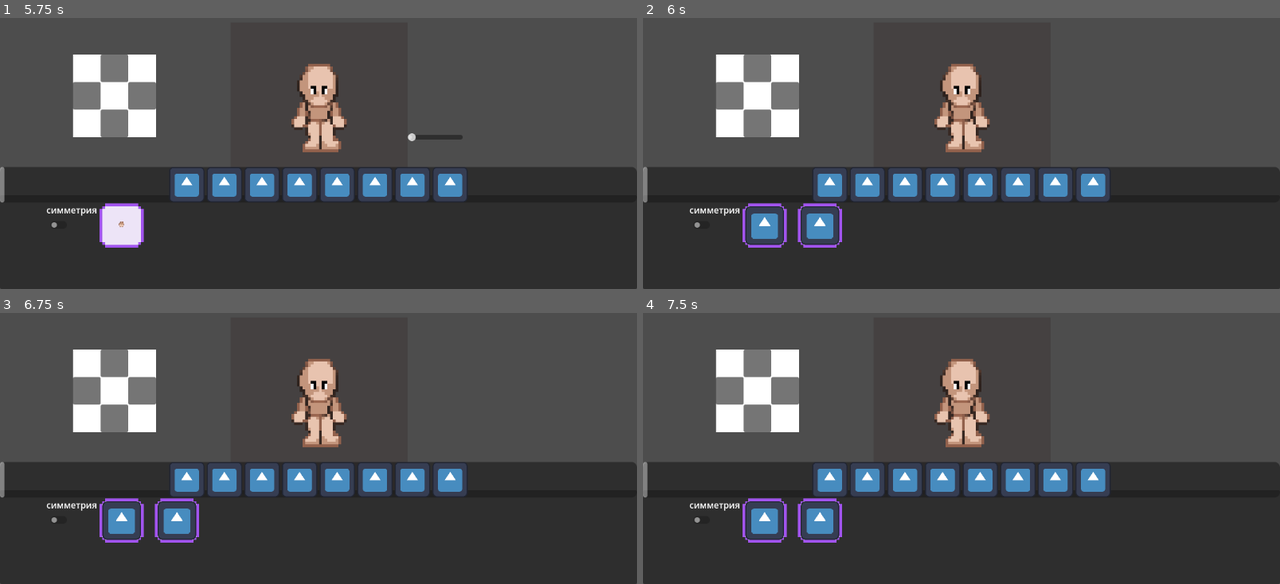
Above: before the commit, frames 1-4 (two rows, left to right).
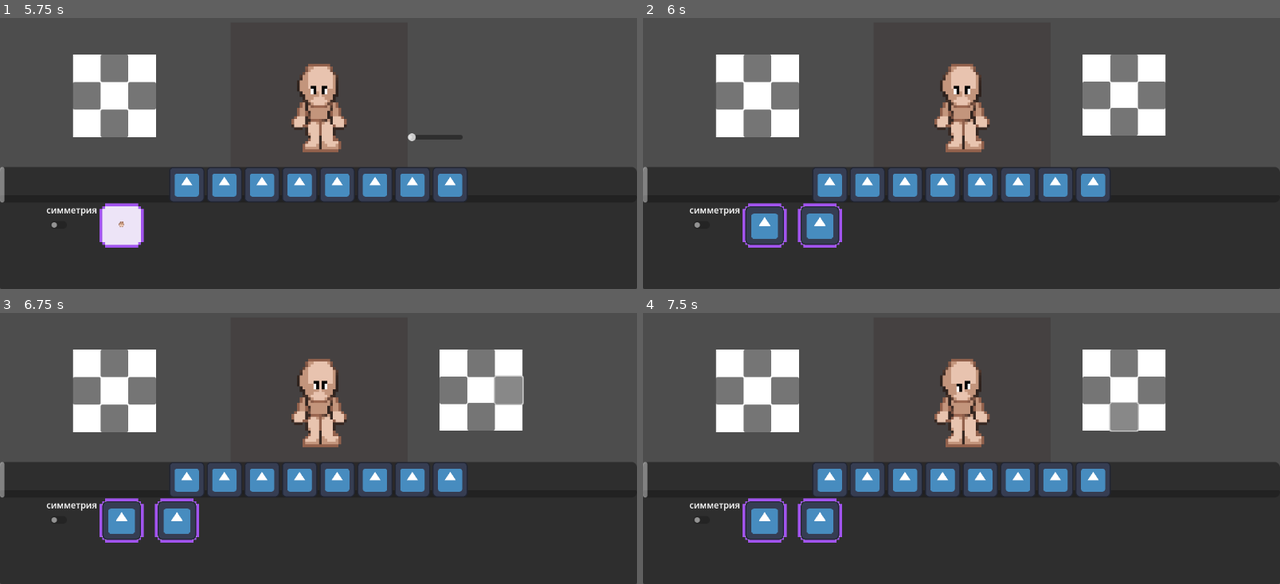
Above: after the commit, the same moments.

Repository: p1petto/CharacterMakerNew
Game: Godot game, scene res://Scenes/maker.tscn
Same seed, same stepped clock (60 frames per second), same inputs: the game is played once before the commit and once after it. The engine's default icon, where the game draws it, is replaced by a stand-in: a white triangle on a blue panel in a dark square.
Inputs (mouse positions are in pixels of both pictures, inside the frame that each line leads up to):
- Up to frame 1 (5.75 s): click (184, 186) at 0.5 s; click (222, 186) at 1.27 s; click (261, 186) at 2.02 s; click (57, 223) at 2.75 s; click (299, 186) at 3.52 s; click (337, 186) at 4.27 s; click (375, 186) at 5.02 s
- Up to frame 2 (6 s): click (1057, 186) at 5.77 s
- Up to frame 3 (6.75 s): click (509, 388) at 6.52 s
- Up to frame 4 (7.5 s): click (1127, 415) at 7.27 s

Frame 1 is identical in both runs. In frame 2, 3.9% of the frame differs, in the area x 69-83%, y 13-44%; in frame 3, 4.0%; in frame 4, 4.0%, in the area x 48-83%, y 13-44%.

Commit message:
added: перемещение статических элементов, симметричное перемещение

Diff:
--- a/Resources/StaticElements/Eye/Eye1/L/EyeLeft.tres
+++ b/Resources/StaticElements/Eye/Eye1/L/EyeLeft.tres
@@ -6,5 +6,9 @@
 [resource]
 script = ExtResource("1_do3tn")
 sprite_frames = ExtResource("2_348bp")
-position = Vector2(8, 19)
+start_position = Vector2(8, 19)
+min_x = 6
+min_y = 17
+max_x = 9
+max_y = 21
 target_part = "Head"
--- a/Resources/StaticElements/Eye/Eye1/R/EyeRight.tres
+++ b/Resources/StaticElements/Eye/Eye1/R/EyeRight.tres
@@ -6,5 +6,9 @@
 [resource]
 script = ExtResource("1_rwxfx")
 sprite_frames = ExtResource("2_5yc10")
-position = Vector2(7, 19)
+start_position = Vector2(7, 19)
+min_x = 6
+min_y = 17
+max_x = 9
+max_y = 21
 target_part = "Head"
--- /dev/null
+++ b/Scenes/UI/position_controller_button.tscn
@@ -0,0 +1,19 @@
+[gd_scene load_steps=2 format=3 uid="uid://lmog12ymre2p"]
+
+[ext_resource type="Script" path="res://Scripts/UI/position_controller_button.gd" id="1_kr55k"]
+
+[node name="PositionControllerButton" type="Button"]
+custom_minimum_size = Vector2(50, 50)
+anchors_preset = 5
+anchor_left = 0.5
+anchor_right = 0.5
+offset_left = -25.0
+offset_right = 25.0
+offset_bottom = 50.0
+grow_horizontal = 2
+size_flags_horizontal = 4
+size_flags_vertical = 0
+script = ExtResource("1_kr55k")
+value = Vector2(0, -1)
+
+[connection signal="button_up" from="." to="." method="_on_button_up"]
--- a/Scenes/maker.tscn
+++ b/Scenes/maker.tscn
@@ -7,8 +7,10 @@
 [ext_resource type="Script" path="res://Scripts/UI/catalog.gd" id="4_mledv"]
 [ext_resource type="Script" path="res://Scripts/CatalogItemResource.gd" id="5_sbt4v"]
 [ext_resource type="Resource" uid="uid://vqtoj1obq7f6" path="res://Resources/CatalogItems/DynamicPart/Body/ManBody.tres" id="6_ehmcq"]
+[ext_resource type="Script" path="res://Scripts/UI/position_controller.gd" id="7_b13vq"]
 [ext_resource type="Resource" uid="uid://rrelwntd3sqm" path="res://Resources/CatalogItems/DynamicPart/Body/ManBodyTest.tres" id="7_kywax"]
 [ext_resource type="Resource" uid="uid://bpqshk2eovrs8" path="res://Resources/CatalogItems/DynamicPart/Head/Head.tres" id="7_p4rey"]
+[ext_resource type="PackedScene" uid="uid://lmog12ymre2p" path="res://Scenes/UI/position_controller_button.tscn" id="8_n6mgr"]
 [ext_resource type="Resource" uid="uid://cc1ysn1bfry3o" path="res://Resources/CatalogItems/ConditionallyDynamicPart/Arms/Left Arm/LeftArm.tres" id="8_r55wq"]
 [ext_resource type="PackedScene" uid="uid://ckn2cbvi5d5m" path="res://Scenes/UI/direction_button.tscn" id="8_sklk8"]
 [ext_resource type="Resource" uid="uid://bcuftfs14fyvy" path="res://Resources/CatalogItems/ConditionallyDynamicPart/Arms/Right Arm/RightArm.tres" id="9_pxshc"]
@@ -27,7 +29,11 @@
 [sub_resource type="Resource" id="Resource_c2ivy"]
 script = ExtResource("15_1qk7a")
 sprite_frames = SubResource("SpriteFrames_p43on")
-position = Vector2(0, 0)
+start_position = Vector2(0, 0)
+min_x = 0
+min_y = 0
+max_x = 0
+max_y = 0
 target_part = "Head"
 
 [sub_resource type="Resource" id="Resource_8gcpa"]
@@ -42,7 +48,11 @@
 [sub_resource type="Resource" id="Resource_87sjp"]
 script = ExtResource("15_1qk7a")
 sprite_frames = SubResource("SpriteFrames_jn1bt")
-position = Vector2(0, 0)
+start_position = Vector2(0, 0)
+min_x = 0
+min_y = 0
+max_x = 0
+max_y = 0
 target_part = "Head"
 
 [sub_resource type="Resource" id="Resource_67v72"]
@@ -110,6 +120,57 @@
 size_flags_vertical = 4
 script = ExtResource("3_p20pd")
 
+[node name="PositionController" type="ColorRect" parent="UI"]
+visible = false
+offset_left = 795.0
+offset_top = 223.0
+offset_right = 945.0
+offset_bottom = 370.0
+script = ExtResource("7_b13vq")
+
+[node name="PositionControllerButton" parent="UI/PositionController" instance=ExtResource("8_n6mgr")]
+layout_mode = 1
+anchors_preset = 6
+anchor_left = 1.0
+anchor_top = 0.5
+anchor_right = 1.0
+anchor_bottom = 0.5
+offset_left = -50.0
+offset_top = -25.0
+offset_right = 0.0
+offset_bottom = 25.0
+grow_horizontal = 0
+grow_vertical = 2
+value = Vector2(1, 0)
+
+[node name="Down" parent="UI/PositionController" instance=ExtResource("8_n6mgr")]
+layout_mode = 1
+anchors_preset = 7
+anchor_top = 1.0
+anchor_bottom = 1.0
+offset_top = -50.0
+offset_bottom = 0.0
+grow_vertical = 0
+value = Vector2(0, 1)
+
+[node name="Left" parent="UI/PositionController" instance=ExtResource("8_n6mgr")]
+layout_mode = 1
+anchors_preset = 4
+anchor_left = 0.0
+anchor_top = 0.5
+anchor_right = 0.0
+anchor_bottom = 0.5
+offset_left = 0.0
+offset_top = -25.0
+offset_right = 50.0
+offset_bottom = 25.0
+grow_horizontal = 1
+grow_vertical = 2
+value = Vector2(-1, 0)
+
+[node name="Top" parent="UI/PositionController" instance=ExtResource("8_n6mgr")]
+layout_mode = 1
+
 [node name="Catalog" type="MarginContainer" parent="UI" node_paths=PackedStringArray("current_tab")]
 anchors_preset = 12
 anchor_top = 1.0
--- a/Scripts/StaticElements/resource_static_element.gd
+++ b/Scripts/StaticElements/resource_static_element.gd
@@ -3,15 +3,14 @@
 class_name Static
 
 @export var sprite_frames: SpriteFrames
-@export var position: Vector2
+@export var start_position: Vector2
+
+@export var min_x: int
+@export var min_y: int
+@export var max_x: int
+@export var max_y: int
+
 @export_enum("Body", "Head")
 var target_part: String = "Body"
 
-# Called when the node enters the scene tree for the first time.
-func _ready() -> void:
-	pass # Replace with function body.
-
-
-# Called every frame. 'delta' is the elapsed time since the previous frame.
-func _process(delta: float) -> void:
-	pass
+var cur_position: Vector2 = start_position
--- a/Scripts/StaticElements/static_element.gd
+++ b/Scripts/StaticElements/static_element.gd
@@ -10,7 +10,7 @@
 # Called when the node enters the scene tree for the first time.
 func _ready() -> void:
 	sprite_frames = static_resource.sprite_frames
-	position = static_resource.position
+	position = static_resource.start_position
 
 # Called every frame. 'delta' is the elapsed time since the previous frame.
 func _process(delta: float) -> void:
@@ -19,6 +19,23 @@
 func change_direction(direction: String) -> void:
 	current_direction = direction
 	update_animation()
+
+#func change_position(val: Vector2):
+	## Если cur_position ещё не инициализирован, ставим start_position
+	#if static_resource.cur_position == Vector2.ZERO:
+		#static_resource.cur_position = static_resource.start_position
+	#
+	#var new_position = static_resource.cur_position + val
+	#
+	## Ограничиваем по границам
+	#new_position.x = clamp(new_position.x, static_resource.min_x, static_resource.max_x)
+	#new_position.y = clamp(new_position.y, static_resource.min_y, static_resource.max_y)
+	#
+	## Обновляем позицию
+	#static_resource.cur_position = new_position
+	#position = new_position
+
+
 
 func update_animation() -> void:
 
--- a/Scripts/UI/catalog.gd
+++ b/Scripts/UI/catalog.gd
@@ -42,9 +42,17 @@
 		if linked_check_button and linked_check_button.get_node("CheckButton").button_pressed != toggled_on:
 			linked_check_button.get_node("CheckButton").set_pressed_no_signal(toggled_on)
 
-		if !current_tab.is_in_group("StaticTab"):
+		# Поиск ноды внутри character или его дочерних элементов
+		var current_node = character.find_child(str(current_tab.name), true, false)
+		var linked_node = character.find_child(str(linked_tab.name), true, false)
 
-			var current_node = character.get_node(str(current_tab.name))
+		# Проверка, что ноды найдены
+		if current_node:
 			current_node.is_symmetrical = toggled_on
-			var linked_node = character.get_node(str(linked_tab.name))
+		else:
+			print("Ошибка: Не найдена нода для", current_tab.name)
+
+		if linked_node:
 			linked_node.is_symmetrical = toggled_on
+		else:
+			print("Ошибка: Не найдена нода для", linked_tab.name)
--- /dev/null
+++ b/Scripts/UI/position_controller.gd
@@ -0,0 +1,73 @@
+extends ColorRect
+
+@onready var catallog = $"../Catalog"
+@onready var character = $"../../SubViewportContainer/SubViewport/Character"
+
+var cur_element
+
+# Called when the node enters the scene tree for the first time.
+func _ready() -> void:
+	for child in get_children():
+		child.change_position.connect(_on_position_changed)
+
+	catallog.tab_changed.connect(_on_tab_changed)
+
+
+# Called every frame. 'delta' is the elapsed time since the previous frame.
+func _process(delta: float) -> void:
+	pass
+
+
+func _on_position_changed(val):
+	cur_element = character.find_child(catallog.current_tab.name, true, false)
+
+	if !cur_element:
+		print("Ошибка: не найден cur_element")
+		return
+
+	# Если элемент не симметричен, двигаем только его
+	if !cur_element.is_symmetrical:
+		if cur_element.static_resource.cur_position == Vector2.ZERO:
+			cur_element.static_resource.cur_position = cur_element.static_resource.start_position
+
+		var new_position = cur_element.static_resource.cur_position + val
+
+		# Ограничиваем по границам
+		new_position.x = clamp(new_position.x, cur_element.static_resource.min_x, cur_element.static_resource.max_x)
+		new_position.y = clamp(new_position.y, cur_element.static_resource.min_y, cur_element.static_resource.max_y)
+
+		# Обновляем позицию
+		cur_element.static_resource.cur_position = new_position
+		cur_element.position = new_position
+	else:
+		# Ищем связанную симметричную ноду
+		var cur_linked_element = character.find_child(catallog.current_tab.linked_symmetrical_element.name, true, false)
+
+		if !cur_linked_element:
+			print("Ошибка: не найден cur_linked_element")
+			return
+
+		# Определяем направление изменения позиции
+		var linked_val = val
+		if cur_linked_element.name.begins_with("Right"):
+			linked_val = Vector2(-val.x, val.y)  # Инвертируем только X
+
+		# Проверяем и обновляем позицию для обоих элементов
+		for element in [cur_element, cur_linked_element]:
+			if element.static_resource.cur_position == Vector2.ZERO:
+				element.static_resource.cur_position = element.static_resource.start_position
+
+			var new_pos = element.static_resource.cur_position + (linked_val if element == cur_linked_element else val)
+
+			# Ограничиваем по границам
+			new_pos.x = clamp(new_pos.x, element.static_resource.min_x, element.static_resource.max_x)
+			new_pos.y = clamp(new_pos.y, element.static_resource.min_y, element.static_resource.max_y)
+
+			# Обновляем позицию
+			element.static_resource.cur_position = new_pos
+			element.position = new_pos
+
+
+
+func _on_tab_changed():
+	visible = catallog.current_tab.is_in_group("StaticTab")
--- /dev/null
+++ b/Scripts/UI/position_controller_button.gd
@@ -0,0 +1,18 @@
+extends Button
+
+@export var value: Vector2
+
+signal change_position
+
+# Called when the node enters the scene tree for the first time.
+func _ready() -> void:
+	pass # Replace with function body.
+
+
+# Called every frame. 'delta' is the elapsed time since the previous frame.
+func _process(delta: float) -> void:
+	pass
+
+
+func _on_button_up() -> void:
+	change_position.emit(value)
--- a/Scripts/maker.gd
+++ b/Scripts/maker.gd
@@ -18,3 +18,7 @@
 	if Input.is_action_just_pressed("ui_accept"):
 		var screen = subviewport.get_texture().get_image()
 		screen.save_png("screenshot.png")
+
+
+func _on_position_controller_button_button_up() -> void:
+	pass # Replace with function body.
Not shown: 1 places in Scenes/maker.tscn that only renumber resources
